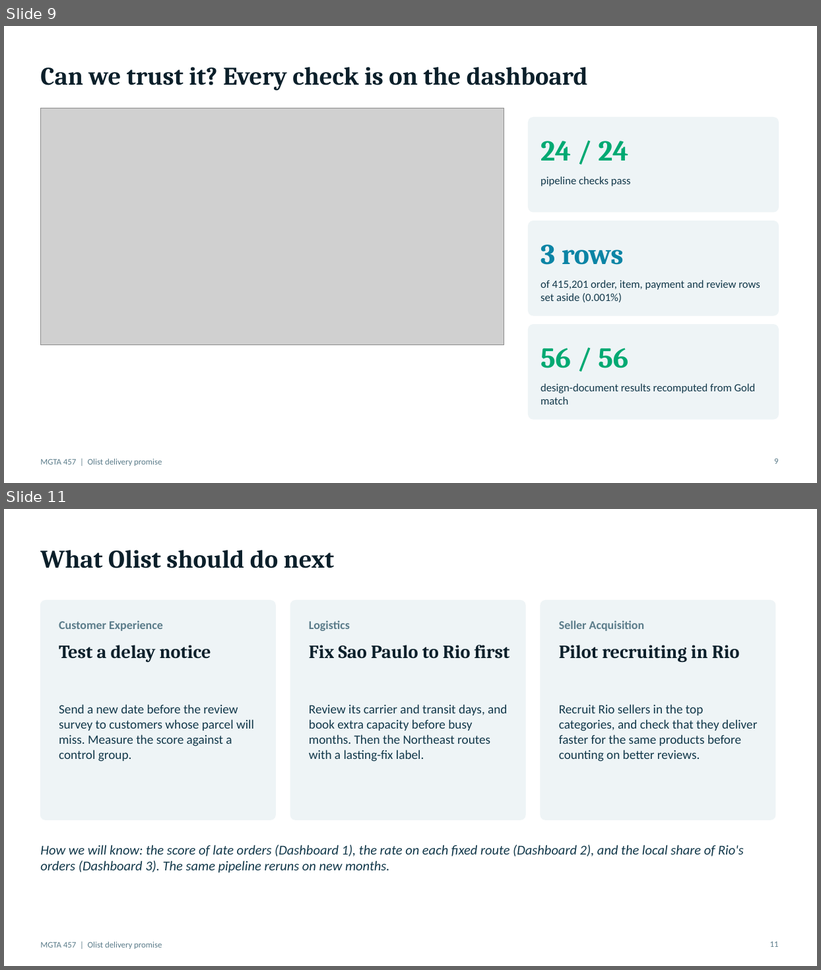
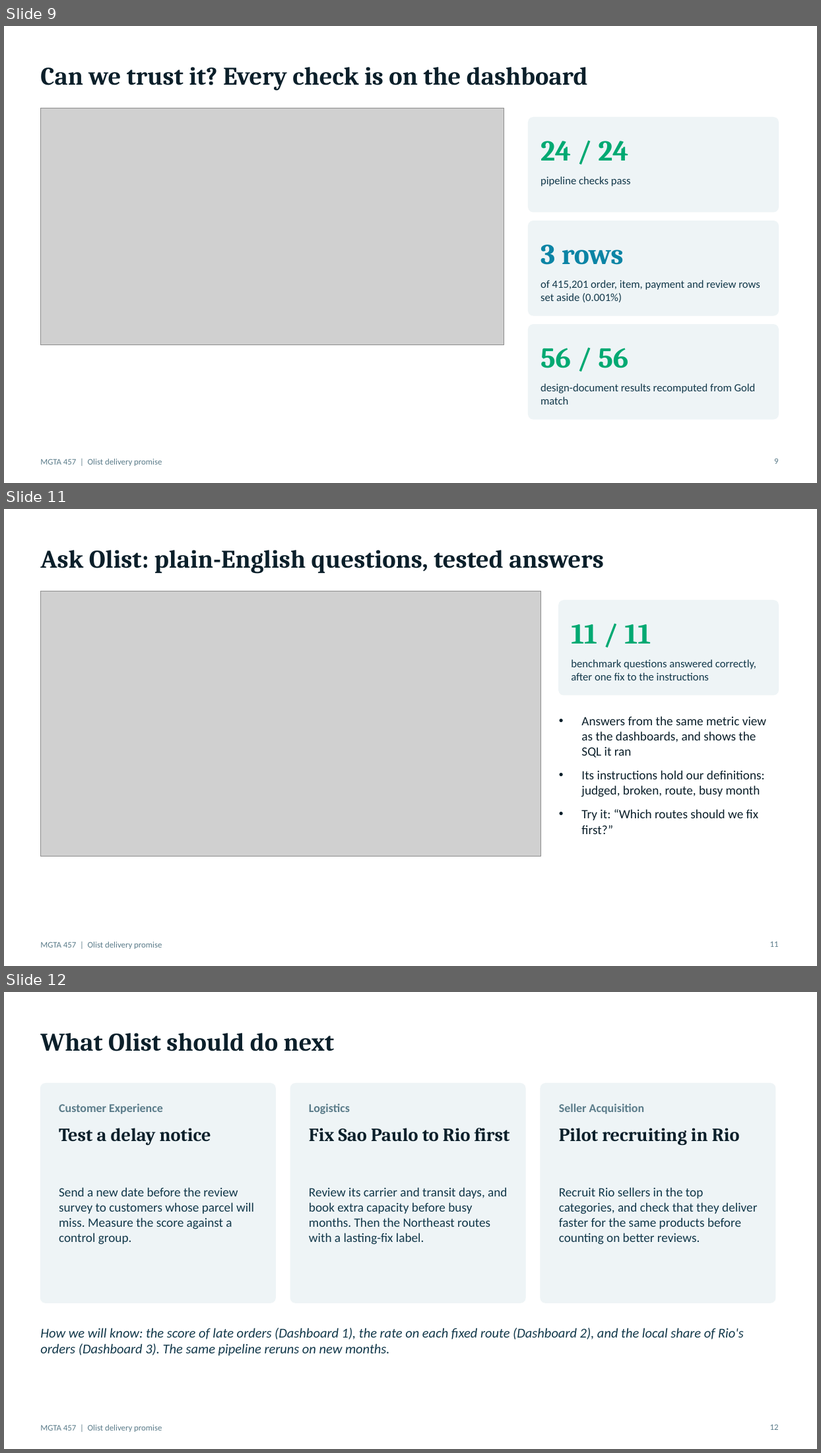
Before and after one commit to rsm-aaljarallah/mgta457-olist, a slide deck: deliverables/olist_presentation.pptx. Shown one above the other, each under a label of ours: slides 9 and 11 before the commit, slides 9, 11 and 12 after it; the slides between them are not shown. The pictures are 821x970 and 821x1453 pixels, drawn with LibreOffice and Linux fonts; fonts in the diff are those of the drawing; grey boxes stand for pictures. Boxes give left, top, right and bottom in pixels: in the first picture for what was removed or moved away, otherwise in the second. Text is boxed around its words. In the diff, an @@ line names an element or a change of style, - is before the commit and + after.

```diff
--- a/deliverables/olist_presentation.pptx
+++ b/deliverables/olist_presentation.pptx
@@ slide 11 added at <box>4,509,817,966</box>, background #FFFFFF; not listed: 1 template element that a slide beside it also shows @@
@@ title added at <box>40,550,604,574</box>, 30 pt, text #0B1F2A, bold @@
+Ask Olist: plain-English questions, tested answers
@@ picture added at <box>40,591,541,856</box> @@
@@ rounded rectangle added at <box>559,601,779,695</box>, fill #EEF4F6, outline #EEF4F6 1 pt @@
@@ text added at <box>571,625,651,644</box>, 34 pt, text #00A972, bold @@
+11 / 11
@@ text added at <box>571,659,756,681</box>, 13 pt, text #12384A @@
+benchmark questions answered correctly, after one fix to the instructions
@@ text added at <box>582,716,766,834</box>, 15 pt, text #0B1F2A @@
+• Answers from the same metric view as the dashboards, and shows the SQL it ran
+• Its instructions hold our definitions: judged, broken, route, busy month
+• Try it: “Which routes should we fix first?”
@@ page number added at <box>770,942,779,947</box>, 10 pt, text #5B7C8A @@
+11
@@ what was slide 11 is now slide 12 @@
@@ page number at <box>770,1424,779,1430</box>: text changed @@
-11
+12
```
Also in this commit, not shown: 2 slides changed, 31 other files.
